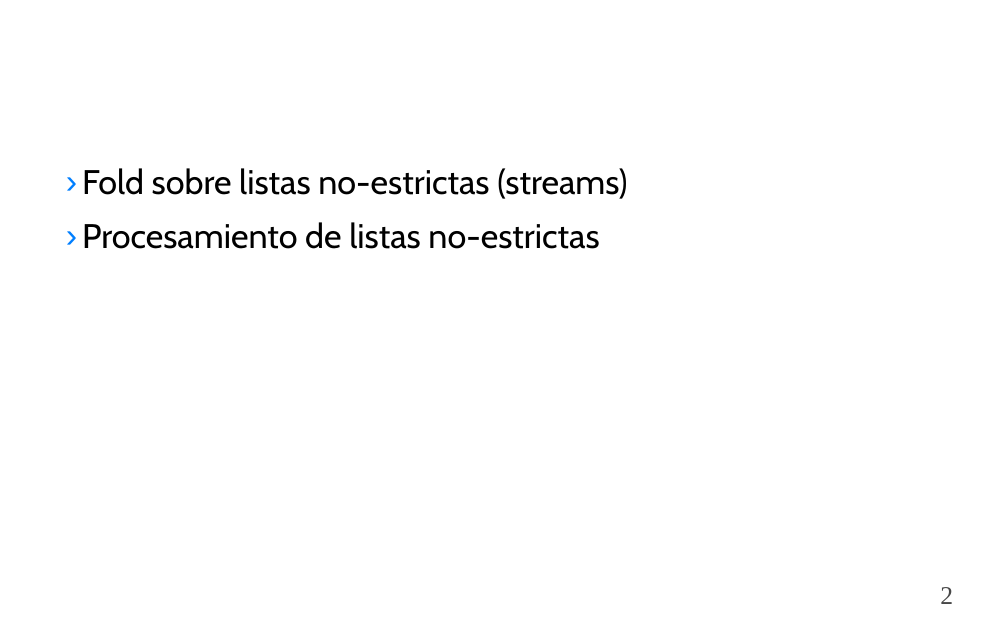
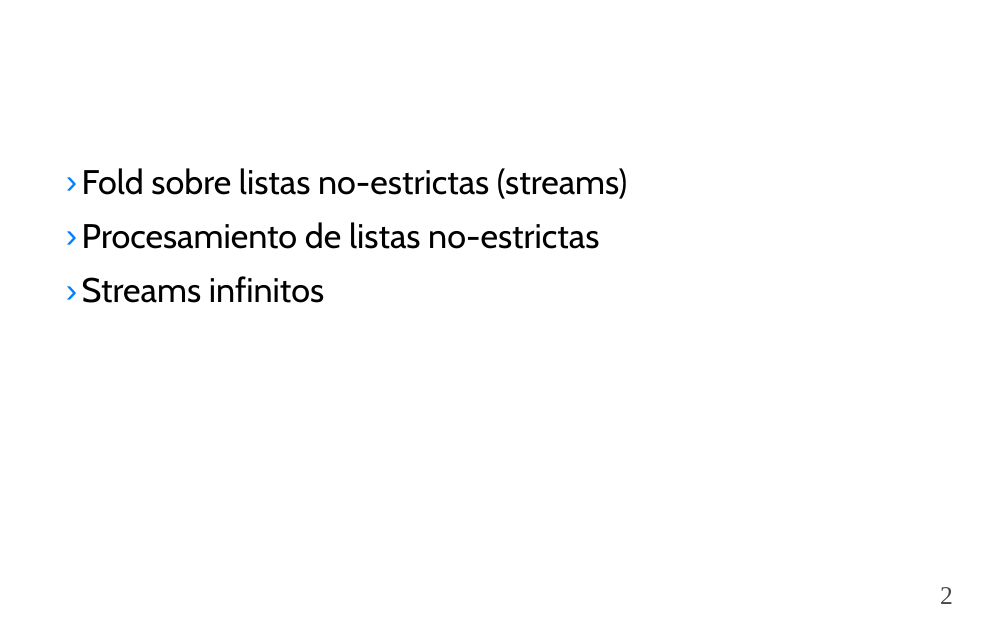
Before and after one commit to togacharls/cursoScala, a slide deck: slide 2 of guiones/ppt/11.Programación Funcional Scala.ppt. Drawn at 1008x635 pixels with LibreOffice and Linux fonts; fonts in the diff are those of the drawing; background and template pictures are left out. Boxes give left, top, right and bottom in pixels: in the first picture for what was removed or moved away, otherwise in the second. Text is boxed around its words. In the diff, an @@ line names an element or a change of style, - is before the commit and + after.

```diff
--- a/guiones/ppt/11.Programación Funcional Scala.ppt
+++ b/guiones/ppt/11.Programación Funcional Scala.ppt
@@ text at (x1=82, y1=276, x2=324, y2=303): paragraph added @@
+› Streams infinitos
```
Also in this commit, not shown: 3 other slides changed, 4 slides added, 7 other files.
